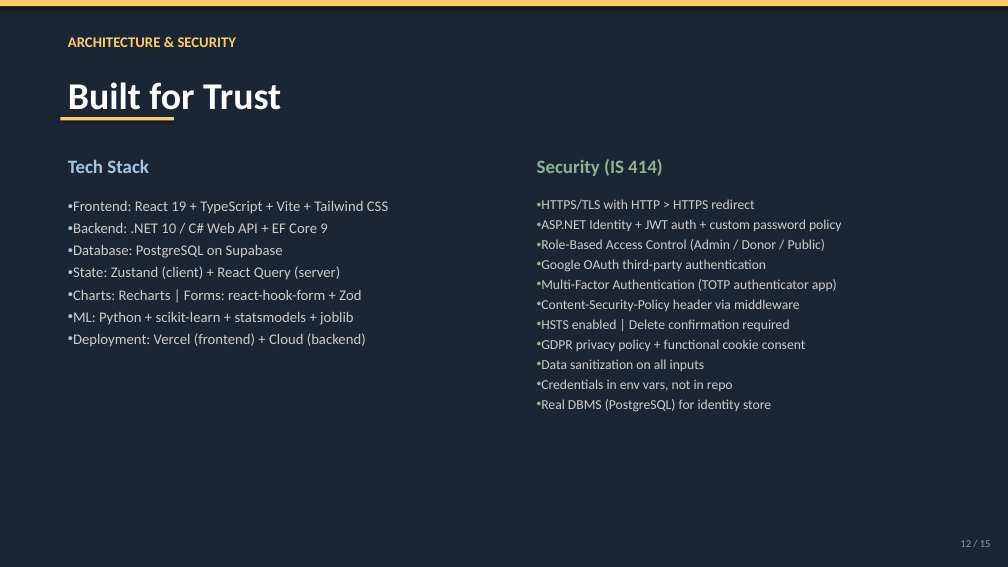
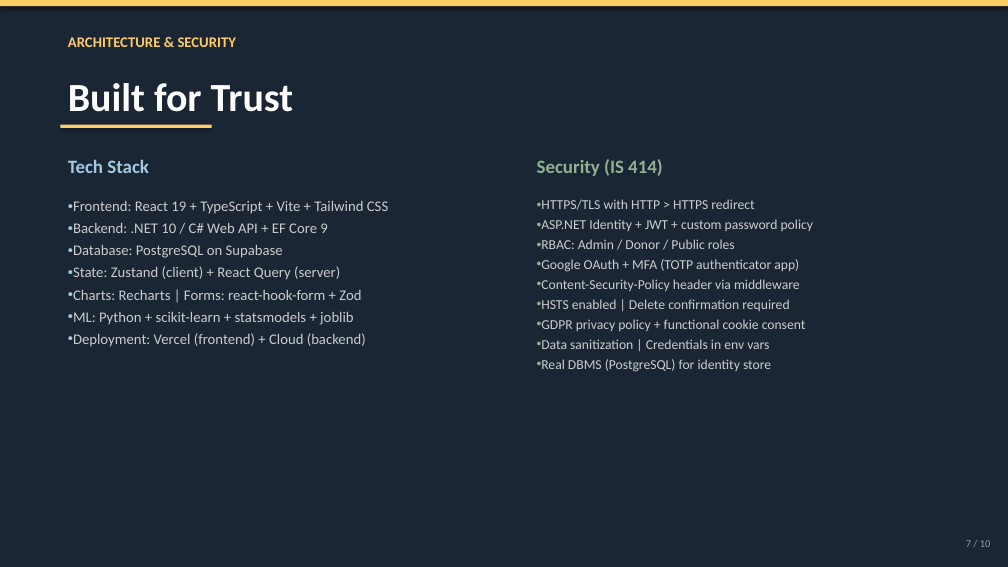
Before and after one commit to linklyns/New-Dawn, a slide deck: slide 7 of presentation/New_Dawn_Presentation.pptx (slide 12 before the commit). Drawn at 1008x567 pixels with LibreOffice and Linux fonts; fonts in the diff are those of the drawing. Boxes give left, top, right and bottom in pixels: in the first picture for what was removed or moved away, otherwise in the second. Text is boxed around its words. In the diff, an @@ line names an element or a change of style, - is before the commit and + after.

```diff
--- a/presentation/New_Dawn_Presentation.pptx
+++ b/presentation/New_Dawn_Presentation.pptx
@@ text "Built for Trust" at box(68, 83, 294, 112): size 36 to 38 pt; line spacing 43pt to 45pt @@
@@ rectangle: place and size @@
-rectangle at box(60, 117, 174, 120)
+rectangle at box(60, 125, 212, 128)
@@ text at box(541, 219, 814, 272): text changed @@
-• ASP.NET Identity + JWT auth + custom password policy
-• Role-Based Access Control (Admin / Donor / Public)
-• Google OAuth third-party authentication
-• Multi-Factor Authentication (TOTP authenticator app)
+• ASP.NET Identity + JWT + custom password policy
+• RBAC: Admin / Donor / Public roles
+• Google OAuth + MFA (TOTP authenticator app)
@@ text at box(541, 339, 769, 349): text changed @@
-• Data sanitization on all inputs
-• Credentials in env vars, not in repo
+• Data sanitization | Credentials in env vars
@@ text at box(966, 540, 991, 547): text changed @@
-12 / 15
+7 / 10
```
Also in this commit, not shown: 6 other slides changed, 3 slides added, 8 slides removed, 1 other file.
